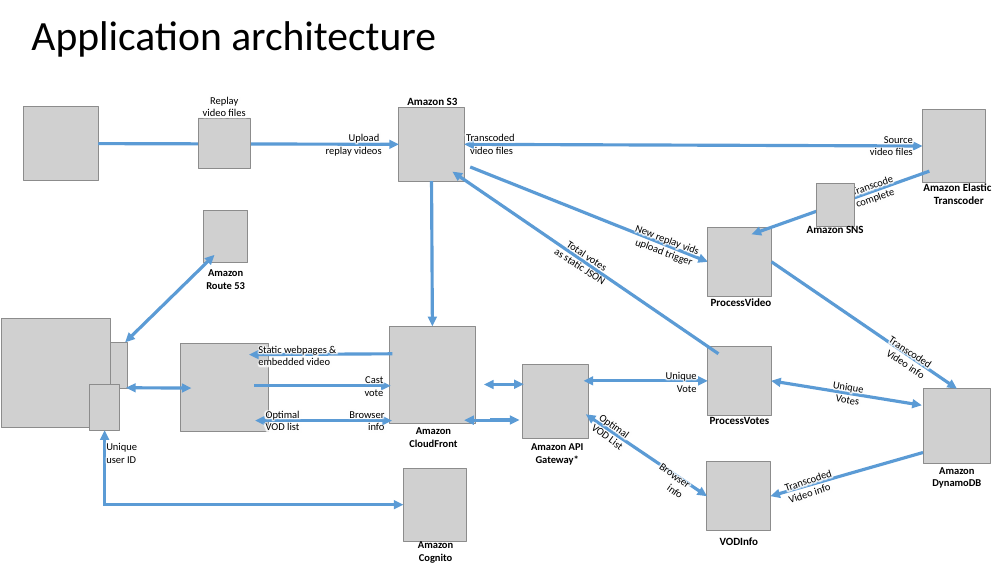
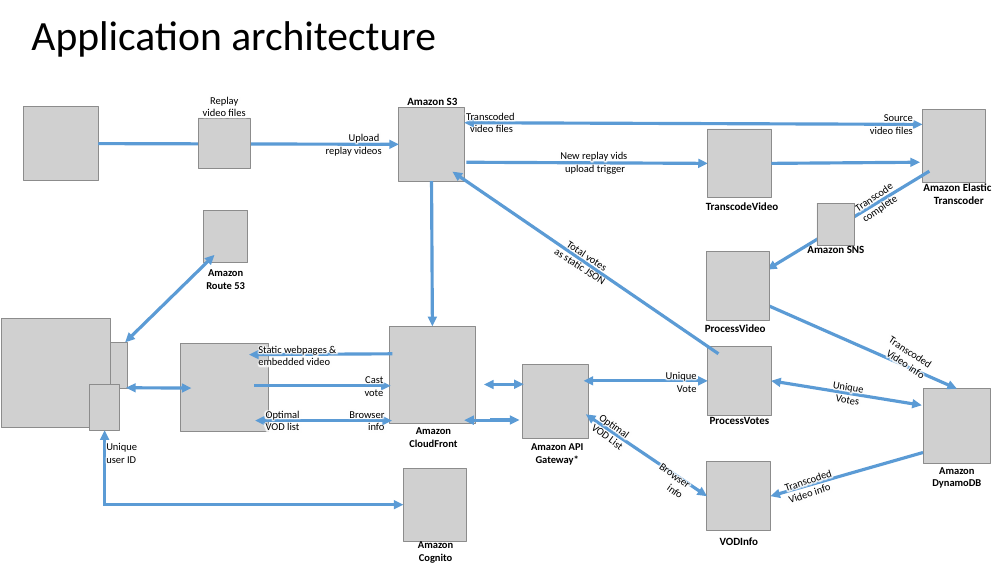
Before and after one commit to cnidus/acme-voting, a slide deck: slide 2 of ACME-voting_diagrams_white.pptx. Drawn at 1008x567 pixels with LibreOffice and Linux fonts; fonts in the diff are those of the drawing; grey boxes stand for pictures. Boxes give left, top, right and bottom in pixels: in the first picture for what was removed or moved away, otherwise in the second. Text is boxed around its words. In the diff, an @@ line names an element or a change of style, - is before the commit and + after.

```diff
--- a/ACME-voting_diagrams_white.pptx
+++ b/ACME-voting_diagrams_white.pptx
@@ 2 texts, 1 double arrow moved together from (x1=464, y1=133, x2=923, y2=155) to (x1=464, y1=112, x2=923, y2=134) @@
@@ text "New replay vids" moved from (x1=635, y1=225, x2=653, y2=239) to (x1=560, y1=151, x2=628, y2=174) @@
@@ text "New replay vids" at (x1=560, y1=151, x2=628, y2=174): rotation 20 to 0 degrees @@
@@ picture moved from (x1=708, y1=228, x2=771, y2=296) to (x1=708, y1=129, x2=771, y2=198) @@
@@ arrow moved from (470, 167) - (708, 262) to (467, 163) - (708, 163) @@
@@ arrow moved from (929, 171) - (752, 234) to (929, 171) - (768, 270) @@
@@ arrow added from (771, 163) to (920, 163), #5B9BD5 3 pt @@
@@ text "Transcode" at (x1=844, y1=170, x2=914, y2=232): rotation 340 to 325 degrees @@
@@ text added at (x1=706, y1=202, x2=778, y2=210), 10.5 pt, text #000000, bold @@
+TranscodeVideo
@@ picture moved from (x1=817, y1=184, x2=854, y2=226) to (x1=817, y1=203, x2=855, y2=246) @@
@@ picture added at (x1=706, y1=252, x2=770, y2=321) @@
@@ text "Amazon SNS" moved from (x1=807, y1=224, x2=864, y2=236) to (x1=807, y1=244, x2=865, y2=256) @@
@@ text "ProcessVideo" moved from (x1=711, y1=298, x2=772, y2=306) to (x1=705, y1=324, x2=766, y2=332) @@
@@ arrow moved from (772, 262) - (957, 389) to (766, 305) - (957, 389) @@
```
Also in this commit, not shown: 16 other files.
